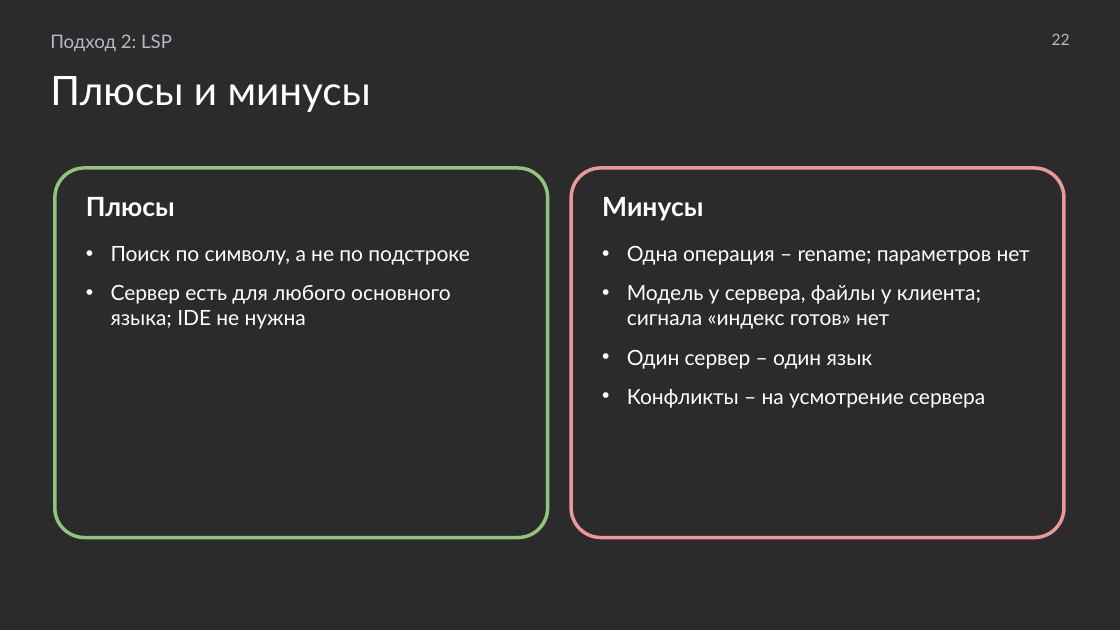
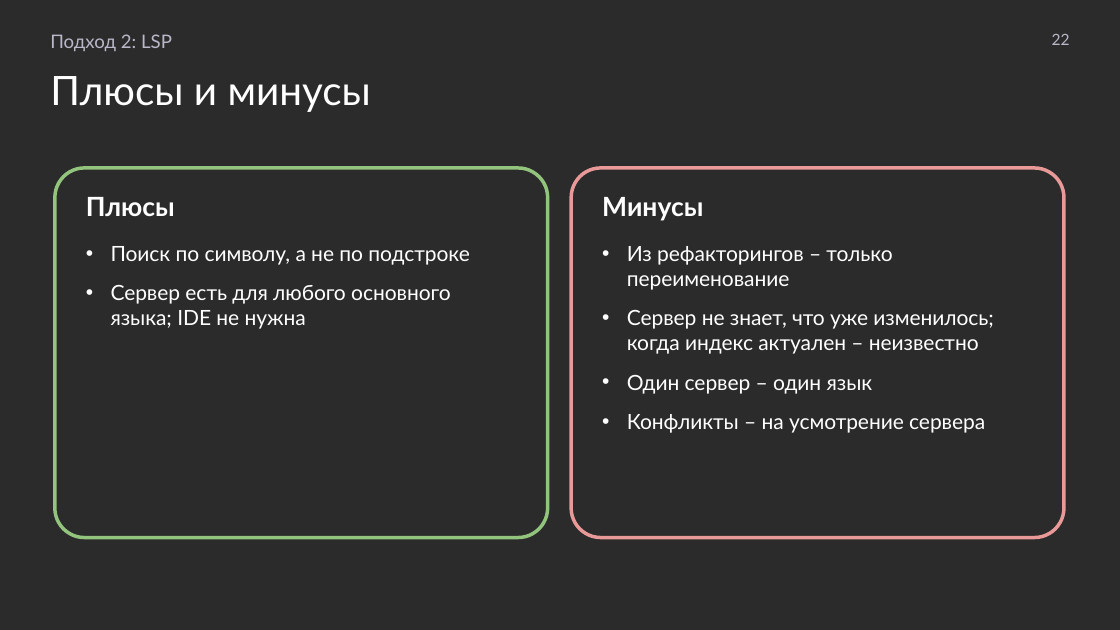
Before and after one commit to MchKosticyn/ide-refactoring-in-ai-agents, a slide deck: slide 22 of Доклад_ Рефакторинг в ИИ-агентах.pptx. Drawn at 1120x630 pixels with LibreOffice and Linux fonts; fonts in the diff are those of the drawing; background and template pictures are left out; a plain dark background stands for a picture behind light text. Boxes give left, top, right and bottom in pixels: in the first picture for what was removed or moved away, otherwise in the second. Text is boxed around its words. In the diff, an @@ line names an element or a change of style, - is before the commit and + after.

```diff
--- a/Доклад_ Рефакторинг в ИИ-агентах.pptx
+++ b/Доклад_ Рефакторинг в ИИ-агентах.pptx
@@ text in rounded rectangle at <box>627,246,994,354</box>: text changed @@
-• Одна операция – rename; параметров нет
-• Модель у сервера, файлы у клиента; сигнала «индекс готов» нет
+• Из рефакторингов – только переименование
+• Сервер не знает, что уже изменилось; когда индекс актуален – неизвестно
```
Also in this commit, not shown: 8 other slides changed, 1 slide removed, 2 other files.
